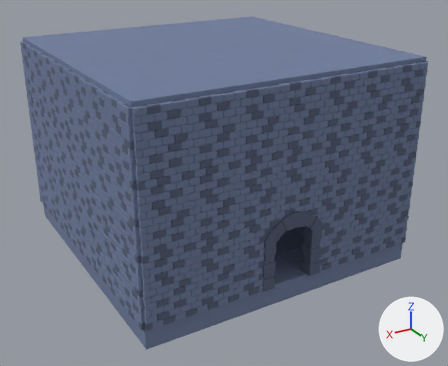
A saved change to the Blender file BaseFramework 3D/Asset/Models/Stage/Room_7x7/Room_7x7.blend.
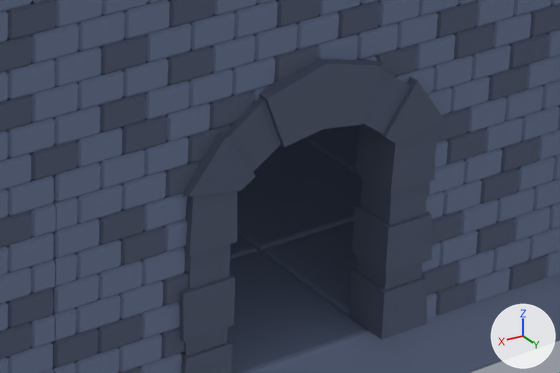
Each version appears first whole from a camera (50 mm lens) standing at (21.7, 32.9, 14.9) and looking at (6.8, 8.1, 2.5), and next in a close-up on the part from 49% to 78% of the width and 54% to 78% of the height. The lights are fixed; the arrows at lower right show +X, +Y and +Z. The first two pictures are the older version.

Before the edit, the objects in view are built like this:
```python
me_wall = bpy.data.meshes.new('Wall')
me_wall.from_pydata(...)  # 3974 vertices, 1834 faces; spans x 0.0..2.0, y -0.15..0.15, z 0.0..3.0
# faces by material slot: [506, 1328]
me_wall.materials.append(mat_dark_grey)  # dark blue #576078
me_wall.materials.append(mat_grey)  # blue #6f7d9d
ob_wall_n_3_t1 = bpy.data.objects.new('Wall_N_3_T1', me_wall)
ob_wall_n_3_t1.parent = ob_room_7x7_t3_walls
ob_wall_n_3_t1.location = (6.0, 14.0, 3.0)
ob_wall_n_4_t1 = bpy.data.objects.new('Wall_N_4_T1', me_wall)
ob_wall_n_4_t1.parent = ob_room_7x7_t3_walls
ob_wall_n_4_t1.location = (8.0, 14.0, 3.0)
ob_wall_n_5_t1 = bpy.data.objects.new('Wall_N_5_T1', me_wall)
ob_wall_n_5_t1.parent = ob_room_7x7_t3_walls
ob_wall_n_5_t1.location = (10.0, 14.0, 3.0)
# also in view: 'Wall_N_5_T0' at (11.0, 14.0, 1.5); 'Tile_2_5' at (5.0, 11.0, -0.5); 'Wall_N_2_T1' at (5.0, 14.0, 4.5); 'Tile_3_6' at (7.0, 13.0, -0.5); 'Wall_N_1_T0' at (3.0, 14.0, 1.5)
```
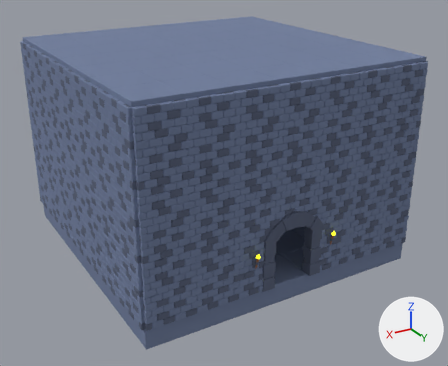
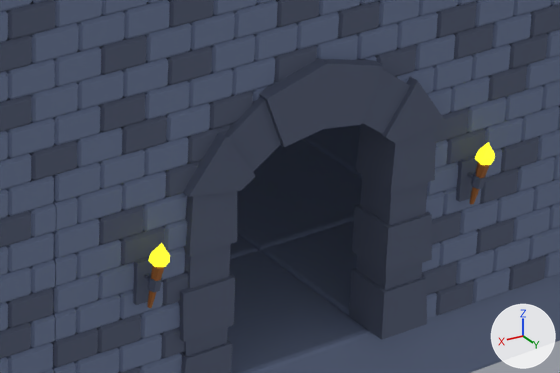
The change, as a list of edits to the scene's bpy script:
```text
Add mat_dark_grey_002:
    mat_dark_grey_002 = principled_material('dark grey.002')
    mat_dark_grey_002.base_color = (0.0953, 0.117, 0.188)  # dark blue #576078
    mat_dark_grey_002.roughness = 1.0
Add mat_emissive_yellow:
    mat_emissive_yellow = principled_material('emissive yellow')
    mat_emissive_yellow.base_color = (1.0, 0.982, 0.0296)  # yellow #fffd30
    mat_emissive_yellow.roughness = 1.0
    mat_emissive_yellow.emission_color = (1.0, 0.982, 0.0296)  # yellow #fffd30
    mat_emissive_yellow.emission_strength = 1.0
Add mat_light_brown:
    mat_light_brown = principled_material('light brown')
    mat_light_brown.base_color = (0.381, 0.133, 0.0319)  # brown #a66632
    mat_light_brown.roughness = 1.0
Add me_torch_007:
    me_torch_007.from_pydata(...)  # 280 vertices, 152 faces; spans x 0.143..0.519, y -0.109..0.109, z -0.148..0.647
    # faces by material slot: [76, 52, 24]
    me_torch_007.materials.append(mat_dark_grey_002)  # dark blue #576078
    me_torch_007.materials.append(mat_light_brown)  # brown #a66632
    me_torch_007.materials.append(mat_emissive_yellow)  # yellow #fffd30, glowing yellow #fffd30
Add ob_torch_s_3_003:
    ob_torch_s_3_003 = bpy.data.objects.new('Torch_S_3.003', me_torch_007)
    ob_torch_s_3_003.parent = ob_room_7x7_t3_torches
    ob_torch_s_3_003.location = (9.0, 14.0, 1.5)
    ob_torch_s_3_003.rotation_euler = (0.0, 0.0, 1.571)  # degrees (0, 0, 90)
Add ob_room_7x7_t3_torches:
    ob_room_7x7_t3_torches = bpy.data.objects.new('Room_7x7_T3_Torches', None)
    ob_room_7x7_t3_torches.location = (0.0, 0.0, 0.0)
Add ob_torch_s_3_002:
    ob_torch_s_3_002 = bpy.data.objects.new('Torch_S_3.002', me_torch_007.copy())
    ob_torch_s_3_002.parent = ob_room_7x7_t3_torches
    ob_torch_s_3_002.location = (5.0, 14.0, 1.5)
    ob_torch_s_3_002.rotation_euler = (0.0, 0.0, 1.571)  # degrees (0, 0, 90)
```

Boxes [x1, y1, x2, y2] around the edits, measured in the close-ups (560 x 373 px):
'Torch_S_3.003', added
    after: [133, 243, 170, 308]
    faces in mat_dark_grey_002 (dark blue #576078): [133, 257, 162, 305]
    faces in mat_emissive_yellow (yellow #fffd30, glowing yellow #fffd30): [148, 243, 170, 267]
    faces in mat_light_brown (brown #a66632): [147, 265, 165, 308]
'Torch_S_3.002', added
    after: [456, 142, 495, 204]
    faces in mat_dark_grey_002 (dark blue #576078): [456, 155, 486, 202]
    faces in mat_emissive_yellow (yellow #fffd30, glowing yellow #fffd30): [475, 142, 495, 165]
    faces in mat_light_brown (brown #a66632): [469, 162, 490, 204]
